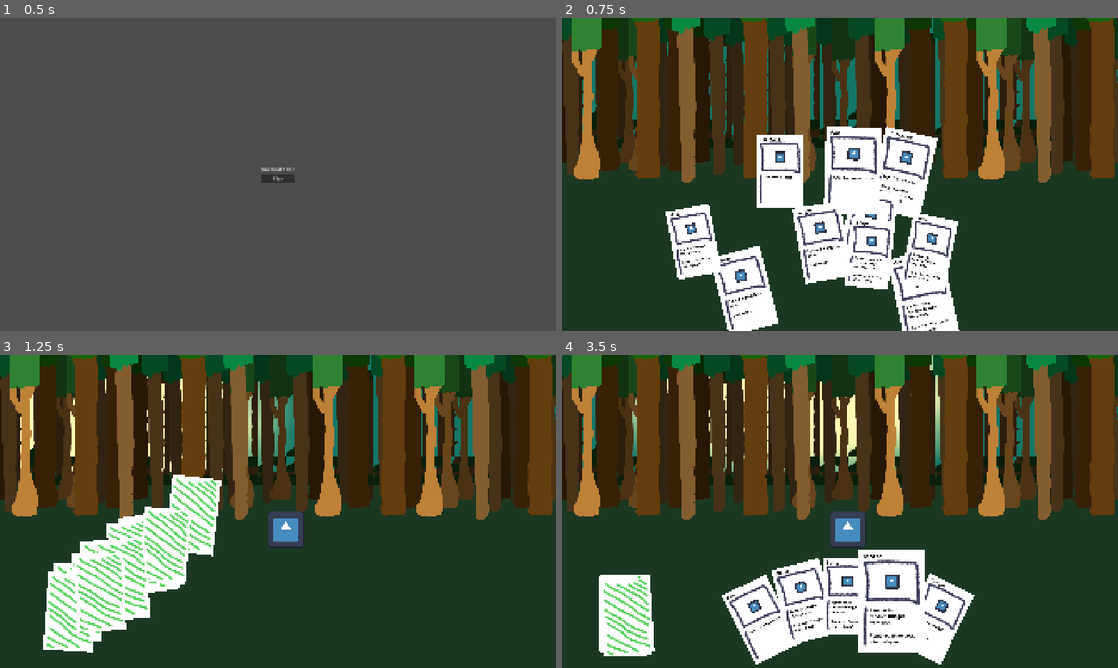
Above: before the commit, frames 1-4 (two rows, left to right).
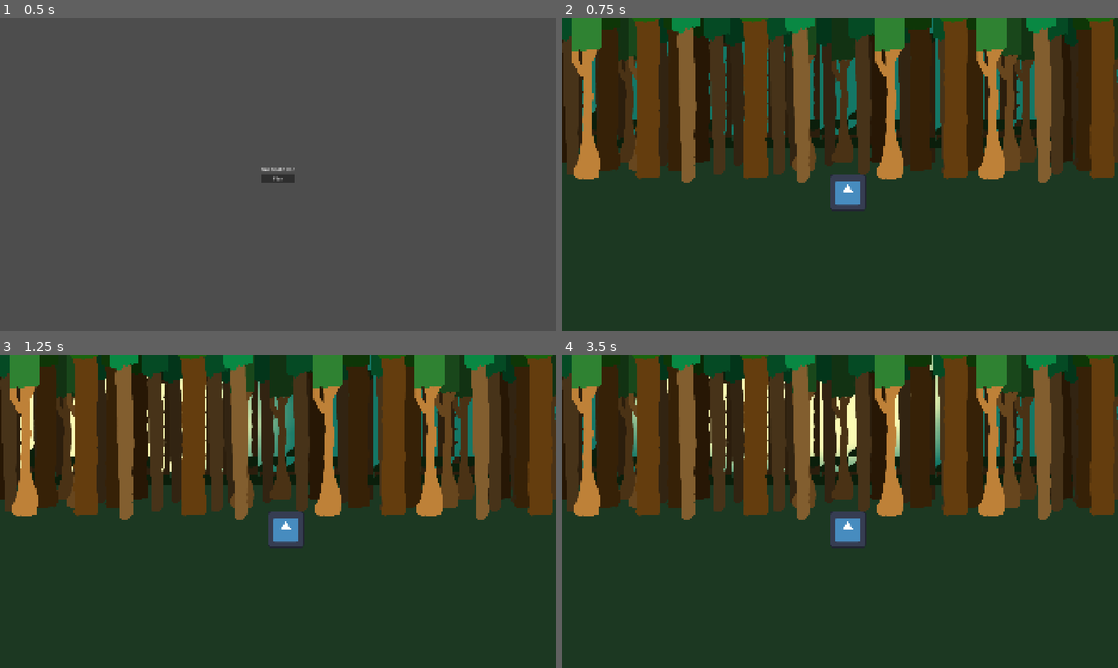
Above: after the commit, the same moments.

Repository: CiaranWoodward/LD59
Game: Godot game, scene res://UI/StartScreen.tscn
Same seed, same stepped clock (60 frames per second), same inputs: the game is played once before the commit and once after it. The engine's default icon, where the game draws it, is replaced by a stand-in: a white triangle on a blue panel in a dark square.
Inputs (mouse positions are in pixels of both pictures, inside the frame that each line leads up to):
- Up to frame 1 (0.5 s): no input
- Up to frame 2 (0.75 s): click "Play" at 0.5 s
- Up to frame 3 (1.25 s): no input
- Up to frame 4 (3.5 s): move the mouse to (667, 580) at 1.27 s; click (667, 580) at 1.42 s; move the mouse to (628, 614) at 2.02 s; click (628, 614) at 2.17 s; move the mouse to (867, 592) at 2.77 s; click (867, 592) at 2.92 s

Frame 1 is identical in both runs. In frame 2, 18% of the frame differs, in the area x 18-72%, y 34-100%; in frame 3, 9.3%; in frame 4, 13%.
Error after the commit: Parse Error: Preload file "res://Shaders/BurnMaterial.tres" does not exist. (res://Cards/base_card.gd:5)

Commit message:
Bit more card logic and burn effect

Diff:
--- a/Cards/AxeCard.tscn
+++ b/Cards/AxeCard.tscn
@@ -8,7 +8,6 @@
 description = "Gain two [b]wood[/b] cards"
 image = ExtResource("2_x8rco")
 card_type = 2
-action = true
 
 [node name="Name" parent="CardFront" parent_id_path=PackedInt32Array(1569601050) index="0" unique_id=933147433]
 text = "Axe"
--- a/Cards/base_card.gd
+++ b/Cards/base_card.gd
@@ -1,6 +1,8 @@
 @tool
 extends Node2D
 class_name BaseCard
+
+const burn_material: ShaderMaterial = preload("res://Shaders/BurnMaterial.tres")
 
 # These signals are for communication with the Table, which manages the card until it is selected.
 signal mouse_hovered(card: BaseCard)
@@ -37,15 +39,13 @@
 @export var card_type: CardType = CardType.Basic
 @export var card_timing: CardTiming = CardTiming.All
 
-##Stays in deck through environment change.
-@export var action: bool = false
-##Stays in deck through environment change. Burned on use.
+## Burned on use.
 @export var consumable: bool = false
-##Only in deck for current environment.
+## Only in deck for current environment.
 @export var environment: bool = false
-##Stays in deck through environment change. Burned via actions.
+## Burned via actions.
 @export var status: bool = false
-##Cannot be played
+## Cannot be played
 @export var unplayable: bool = false
 
 # These are set by the Table, which manages the card until it is selected.
@@ -101,8 +101,44 @@
 	if image_sprite:
 		image_sprite.texture = image
 
-func play():
+func _do_burn():
+	var shaderMaterial = burn_material.duplicate()
+	shaderMaterial.set_shader_parameter("progress", -1.5)
+	shaderMaterial.set_shader_parameter("direction", randf_range(0, 360))
+	self.material = shaderMaterial
+
+	var update_progress = func(value):
+		shaderMaterial.set_shader_parameter("progress", value)
+
+	var tween := create_tween()
+	tween.tween_method(update_progress, -1.5, 1.5, 0.5).set_trans(Tween.TRANS_SINE)
+	await tween.finished
+	emit_signal("discard", self, true)
+
+	self.queue_free()
+
+func _do_discard():
+	emit_signal("discard", self, false)
+
+# Action functions called from the table
+func action_draw() -> void:
+	await on_post_draw()
+
+func action_play():
+	Global.change_statistic(Global.Statistic.ACTION_POINTS, -cost)
 	await on_play()
+	if consumable:
+		_do_burn()
+	else:
+		_do_discard()
+
+func action_discard():
+	on_pre_discard()
+
+func is_playable():
+	if unplayable:
+		return false
+	return Global.statistics[Global.Statistic.ACTION_POINTS] >= cost
 
 # Action callbacks - these are meant to be overridden by specific cards
 func on_post_draw():
@@ -110,13 +146,9 @@
 
 func on_play():
 	await get_tree().create_timer(0.5).timeout
-	emit_signal("discard", self, false)
 
 func on_pre_discard():
 	pass
-
-func is_playable():
-	return Global.statistics[Global.Statistic.ACTION_POINTS] >= cost
 
 # Flip card visuals
 func is_face_up():
--- a/Cards/base_card.tscn
+++ b/Cards/base_card.tscn
@@ -12,9 +12,11 @@
 script = ExtResource("1_ydy5p")
 
 [node name="CardFront" type="Sprite2D" parent="." unique_id=1569601050]
+use_parent_material = true
 texture = ExtResource("2_e55ge")
 
 [node name="Name" type="Label" parent="CardFront" unique_id=933147433]
+use_parent_material = true
 offset_left = -244.0
 offset_top = -428.0
 offset_right = 79.0
@@ -24,6 +26,7 @@
 text = "Card Name"
 
 [node name="Description" type="RichTextLabel" parent="CardFront" unique_id=376343130]
+use_parent_material = true
 offset_left = -194.0
 offset_top = 46.0
 offset_right = 214.0
@@ -34,6 +37,7 @@
 text = "Card Description"
 
 [node name="Image" type="Sprite2D" parent="CardFront" unique_id=1941202912]
+use_parent_material = true
 position = Vector2(2, -171)
 
 [node name="CardBack" type="Sprite2D" parent="." unique_id=1663181280]
@@ -43,4 +47,5 @@
 [node name="CardArea" type="Area2D" parent="." unique_id=503653920]
 
 [node name="CollisionShape2D" type="CollisionShape2D" parent="CardArea" unique_id=1189758737]
+visible = false
 shape = SubResource("RectangleShape2D_e55ge")
--- a/Global/global.gd
+++ b/Global/global.gd
@@ -1,4 +1,6 @@
 extends Node
+
+var table: Table
 
 enum Statistic {
     HEALTH,
@@ -32,8 +34,10 @@
 
 func set_statistic(stat: Statistic, value: int):
     var old_value = statistics[stat]
-    statistics[stat] = clamp(value, min_statistic_values[stat], max_statistic_values[stat])
-    emit_signal("statistic_changed", stat, statistics[stat], old_value)
+    var new_value = clamp(value, min_statistic_values[stat], max_statistic_values[stat])
+    statistics[stat] = new_value
+    emit_signal("statistic_changed", stat, new_value, old_value)
+    print("Statistic ", Statistic.find_key(stat), " changed from ", old_value, " to ", new_value)
 
 func change_statistic(stat: Statistic, delta: int):
     set_statistic(stat, statistics[stat] + delta)
--- a/Global/table.gd
+++ b/Global/table.gd
@@ -1,4 +1,5 @@
 extends Node2D
+class_name Table
 
 signal state_changed(new_state: TableState)
 
@@ -70,9 +71,12 @@
 
 # In this file we deal with the overall management of cards on the table, and the order of the turn.
 # The cards themselves are responsible for taking over once they are selected.
+# See GameDriver for the overall game loop, and BaseCard for the card lifecycle and actions.
 
 func _ready() -> void:
-	forever_game_loop()
+	Global.table = self
+	# Initalize the deck
+	_collect_base_cards($Cards)
 
 func _process(delta: float) -> void:
 	_poll_selected_card_movement(delta)
@@ -93,60 +97,53 @@
 	elif mouse_event.button_index == MouseButton.MOUSE_BUTTON_LEFT:
 		_play_selected_card()
 
-func forever_game_loop():
-	# Initalize the deck
-	_collect_base_cards($Cards)
-
-	# Loop until the end of the universe
-	while true:
+## End the turn and discard the hand.
+func end_turn():
+	emit_signal("_turn_ended")
+	_change_state(TableState.DiscardingHand)
+	await _discard_hand()
+	_change_state(TableState.NotPlayerTurn)
+
+## Draw cards, reshuffling discard into draw if we run out.
+func draw_cards():
+	_change_state(TableState.DrawingHand)
+	await _draw_cards_into_hand()
+
+	if hand.size() < Global.statistics[Global.Statistic.HAND_SIZE] && !discard_pile.is_empty():
+		_change_state(TableState.ShufflingDeck)
+		await _shuffle_discard_pile_into_draw_pile()
 		_change_state(TableState.DrawingHand)
 		await _draw_cards_into_hand()
 
-		if hand.size() < Global.statistics[Global.Statistic.HAND_SIZE] && !discard_pile.is_empty():
-			_change_state(TableState.ShufflingDeck)
-			await _shuffle_discard_pile_into_draw_pile()
-			_change_state(TableState.DrawingHand)
-			await _draw_cards_into_hand()
-
-		_change_state(TableState.Idle)
-
-		# Wait for the player to do their thing
-		await _turn_ended
-
-		_change_state(TableState.DiscardingHand)
-		await _discard_hand()
-
-func end_turn():
-	emit_signal("_turn_ended")
-
-# Add a card and hook it up
-func add_card_to_discard_pile(card: BaseCard):
+	_change_state(TableState.Idle)
+
+## Add a card and hook it up
+func initialise_card_to_discard_pile(card: BaseCard):
 	_tween_card_discard(card, 0)
 	discard_pile.append(card)
 	_attach_mouse_watchers(card)
 
+## Discard a card that is already in the hand
+func add_card_to_discard_pile(card: BaseCard, delay: float = 0.0):
+	card.action_discard()
+	var tween = _tween_card_discard(card, delay)
+	discard_pile.append(card)
+	return tween
+
 # General helper functions
 func _change_state(new_state: TableState):
 	state = new_state
-
-	if state == TableState.Idle:
-		# Check for automatic end of turn
-		if hand.size() == 0 || Global.statistics[Global.Statistic.ACTION_POINTS] <= 0:
-			end_turn()
-
 	emit_signal("state_changed", new_state)
 
 func _collect_base_cards(container: Node):
 	for child in container.get_children():
 		if child is BaseCard:
 			child.scale = Vector2.ONE * card_scale
-			add_card_to_discard_pile(child)
+			initialise_card_to_discard_pile(child)
 		else:
 			push_warning("Child '%s' is not a BaseCard and will be skipped." % child.name)
 
 func _attach_mouse_watchers(card: BaseCard):
-	if card.mouse_hovered.has_connections():
-		return
 	card.mouse_hovered.connect(func(c):
 		if c not in hand:
 			return
@@ -254,7 +251,7 @@
 	_set_currently_selected_card(null)
 	_reorder_hand()
 
-	await card.play()
+	await card.action_play()
 	if state == TableState.PlayingCard:
 		_change_state(TableState.Idle)
 
@@ -450,8 +447,7 @@
 	hand.clear()
 	for i in range(old_hand.size()):
 		var card = old_hand[i]
-		all_tweens.append(_tween_card_discard(card, discard_time_stagger * i))
-		discard_pile.append(card)
+		all_tweens.append(add_card_to_discard_pile(card, discard_time_stagger * i))
 
 	await WaitAllTweens.wait_all_tweens(all_tweens)
 	hand.clear()
--- a/project.godot
+++ b/project.godot
@@ -18,6 +18,7 @@
 [autoload]
 
 Global="*uid://doy25sc6qfehi"
+GameDriver="*uid://7u7iiqxm1vyr"
 
 [display]
 
Not shown, changed: .editorconfig
